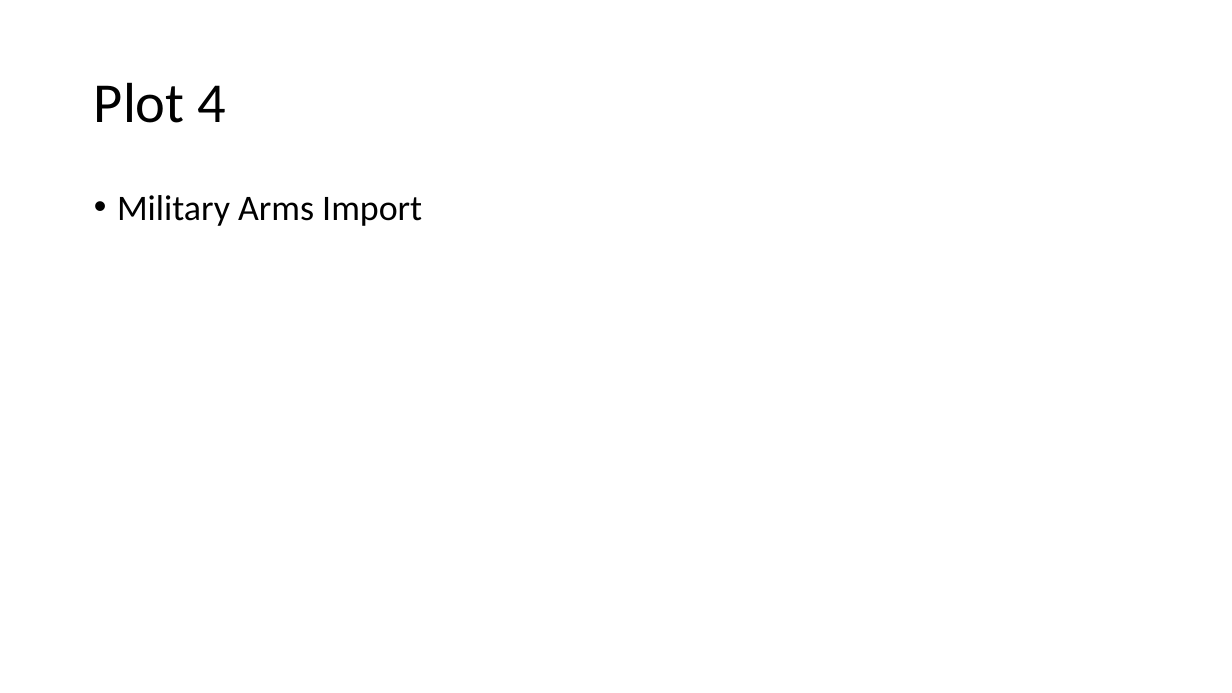
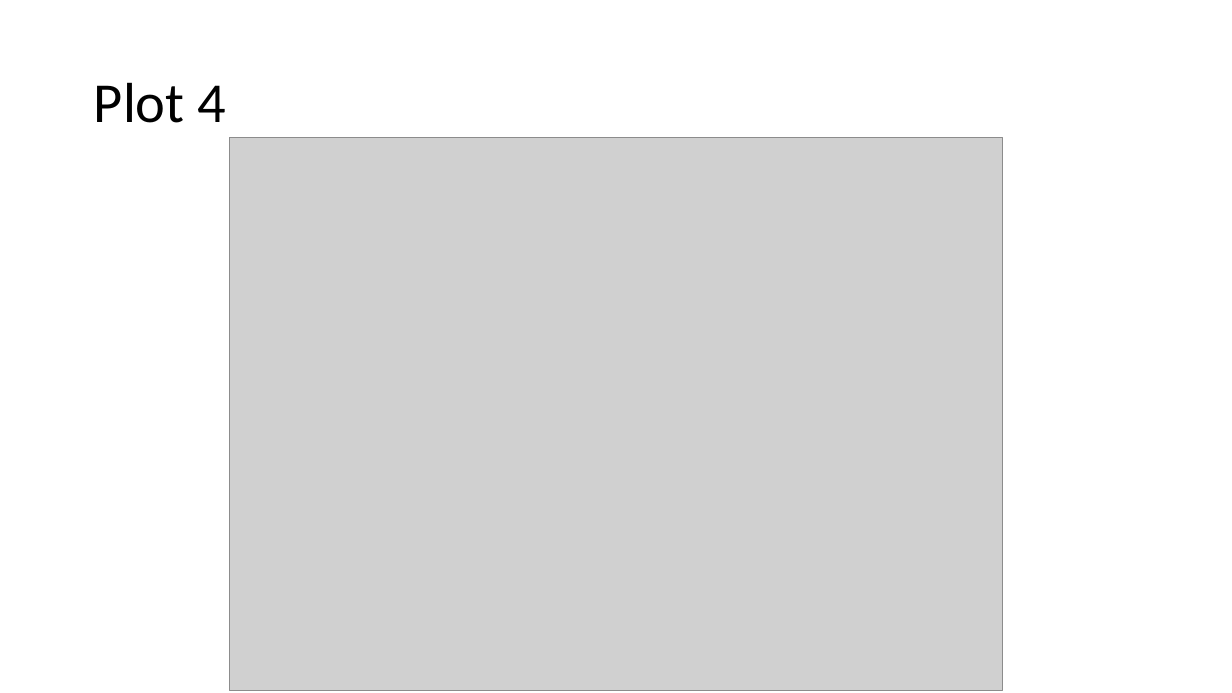
Before and after one commit to xazip/ds202_Final_Project, a slide deck: slide 18 of DS 202 Final Presentation.pptx (slide 15 before the commit). Drawn at 1232x693 pixels with LibreOffice and Linux fonts; fonts in the diff are those of the drawing; grey boxes stand for pictures. Boxes give left, top, right and bottom in pixels: in the first picture for what was removed or moved away, otherwise in the second. Text is boxed around its words. In the diff, an @@ line names an element or a change of style, - is before the commit and + after.

```diff
--- a/DS 202 Final Presentation.pptx
+++ b/DS 202 Final Presentation.pptx
@@ picture added at <box>229,138,1003,690</box> @@
@@ text removed at <box>117,195,422,226</box> @@
-• Military Arms Import
```
Also in this commit, not shown: 11 other slides changed, 3 slides added.
